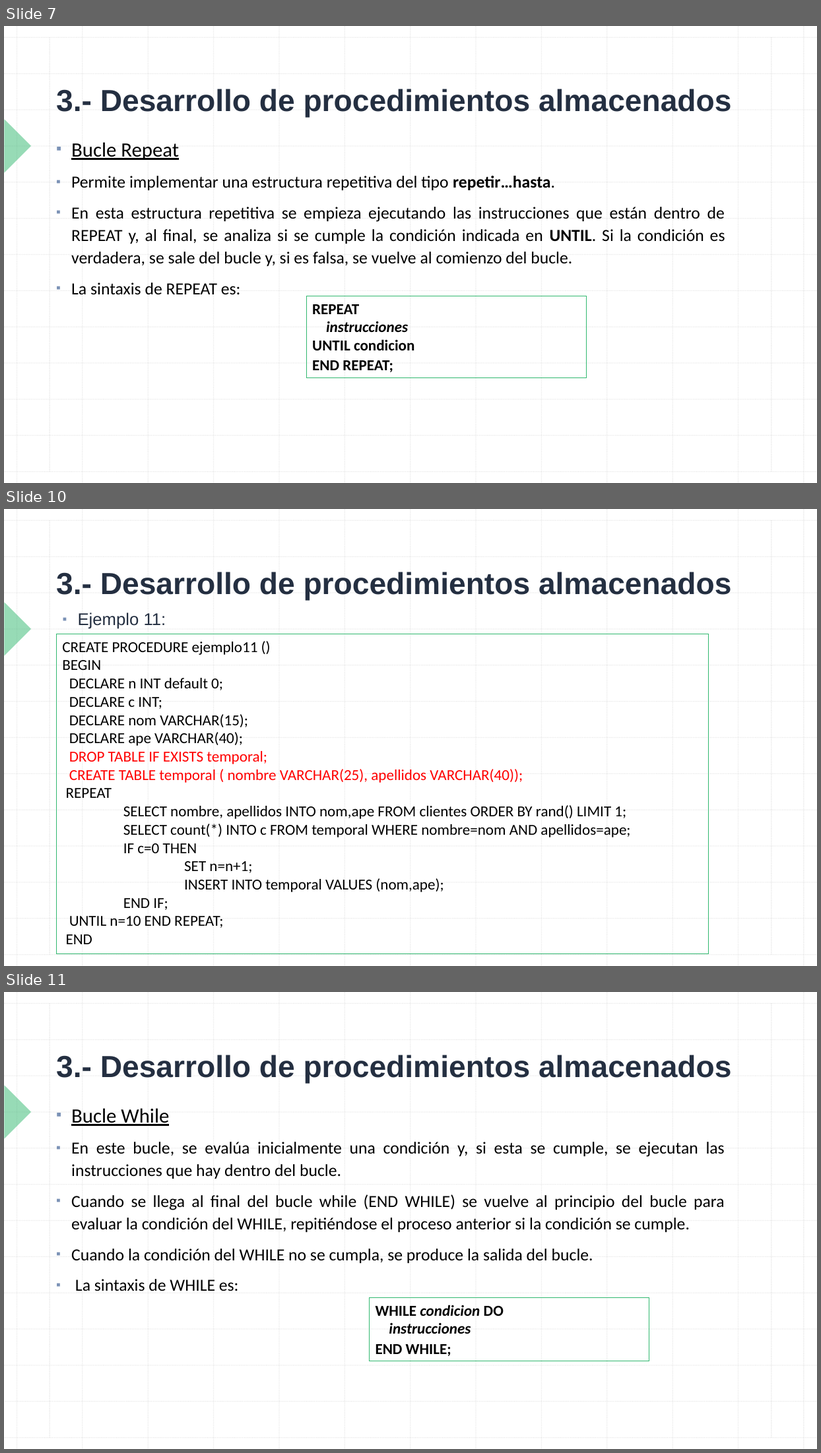
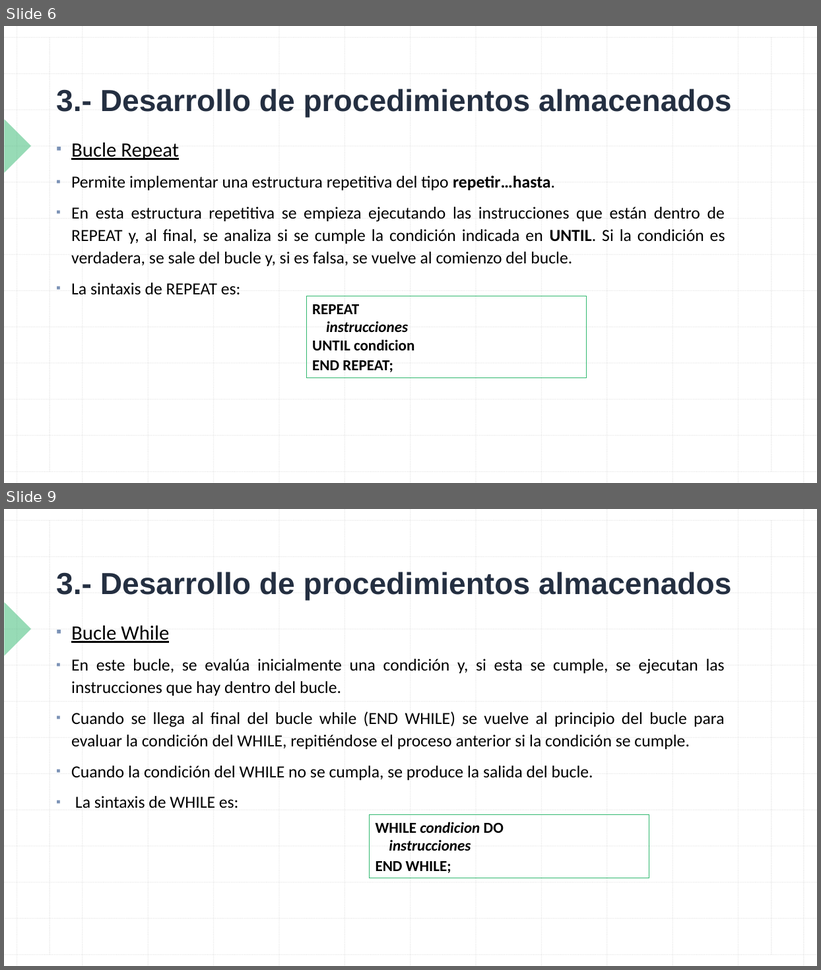
Before and after one commit to NuriaCelis/GBD2324, a slide deck: Tema6/TEMA 6 Sesion 4.pptx. Shown one above the other, each under a label of ours: slides 7, 10 and 11 before the commit, slides 6 and 9 after it; the slides between them are not shown. The pictures are 821x1453 and 821x970 pixels, drawn with LibreOffice and Linux fonts; fonts in the diff are those of the drawing. Boxes give left, top, right and bottom in pixels: in the first picture for what was removed or moved away, otherwise in the second. Text is boxed around its words. In the diff, an @@ line names an element or a change of style, - is before the commit and + after.

```diff
--- a/Tema6/TEMA 6 Sesion 4.pptx
+++ b/Tema6/TEMA 6 Sesion 4.pptx
@@ slide 10 removed at bbox=[4, 509, 817, 966], background #FFFFFF; not listed: 29 template elements that a slide beside it also shows @@
@@ title removed at bbox=[56, 572, 732, 601] @@
-3.- Desarrollo de procedimientos almacenados
@@ text removed at bbox=[78, 613, 166, 629] @@
-▪ Ejemplo 11:
@@ rectangle removed at bbox=[56, 634, 708, 955] @@
-CREATE PROCEDURE ejemplo11 ()
-BEGIN
-DECLARE n INT default 0;
-DECLARE c INT;
-DECLARE nom VARCHAR(15);
-DECLARE ape VARCHAR(40);
-DROP TABLE IF EXISTS temporal;
-CREATE TABLE temporal ( nombre VARCHAR(25), apellidos VARCHAR(40));
-REPEAT
-SELECT nombre, apellidos INTO nom,ape FROM clientes ORDER BY rand() LIMIT 1;
-SELECT count(*) INTO c FROM temporal WHERE nombre=nom AND apellidos=ape;
-IF c=0 THEN
-SET n=n+1;
-INSERT INTO temporal VALUES (nom,ape);
-END IF;
-UNTIL n=10 END REPEAT;
-END
@@ what was slide 7 is now slide 6 @@
@@ what was slide 11 is now slide 9 @@
```
Also in this commit, not shown: 1 slide changed, 5 slides added, 7 other slides removed, 2 other files.
